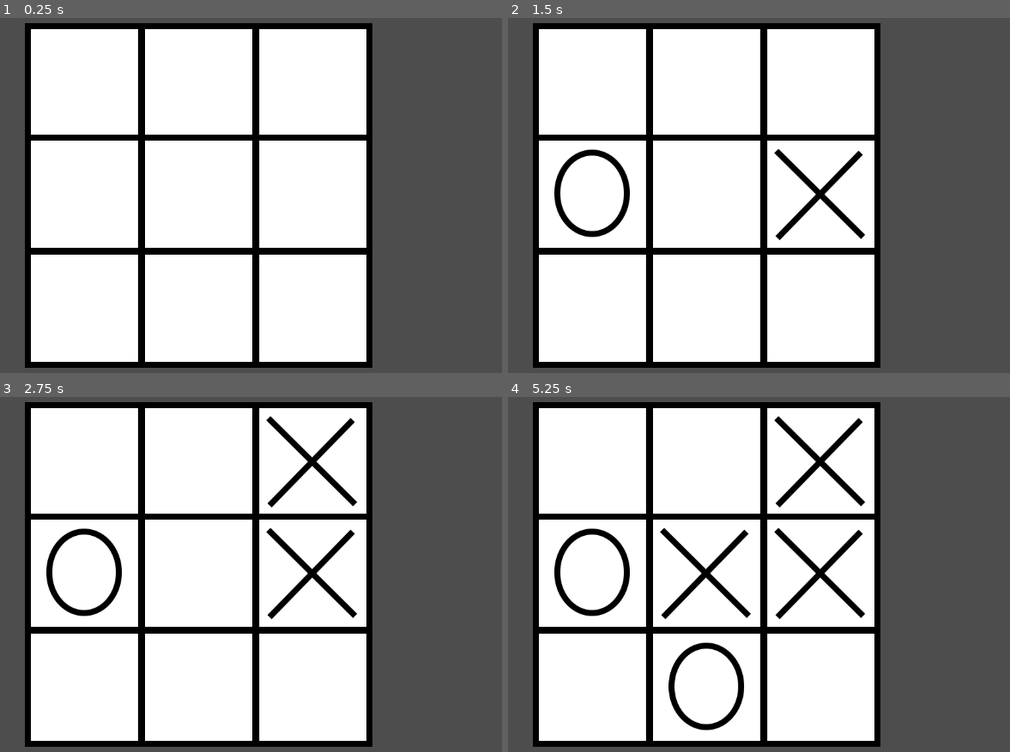
Above: before the commit, frames 1-4 (two rows, left to right).
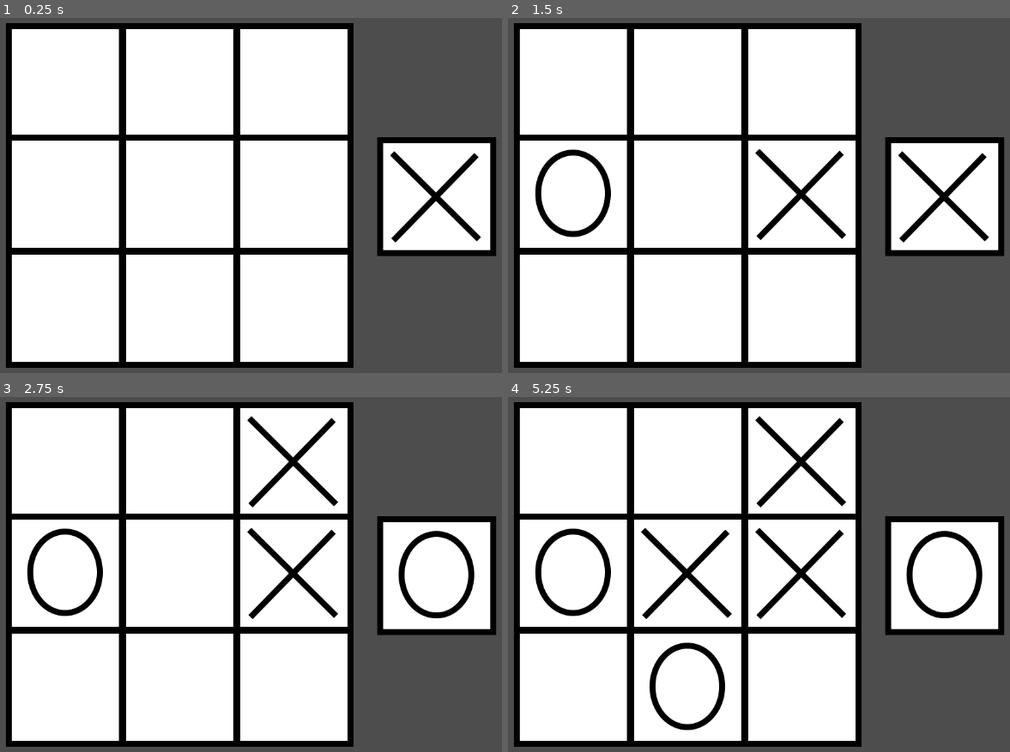
Above: after the commit, the same moments.

Repository: grammidin4eg/tic-tac-toe
Game: Godot game, scene res://main.tscn
Same seed, same stepped clock (60 frames per second), same inputs: the game is played once before the commit and once after it.
Inputs (mouse positions are in pixels of both pictures, inside the frame that each line leads up to):
- Up to frame 1 (0.25 s): no input
- Up to frame 2 (1.5 s): tap Enter at 0.5 s; move the mouse to (859, 174) at 0.52 s; click (859, 174) at 0.67 s; tap Space at 1.25 s; move the mouse to (568, 213) at 1.27 s; click (568, 213) at 1.42 s
- Up to frame 3 (2.75 s): tap Enter at 2 s; move the mouse to (266, 489) at 2.02 s; click (266, 489) at 2.17 s
- Up to frame 4 (5.25 s): tap Space at 2.75, 4.25 s; move the mouse to (673, 649) at 2.77 s; click (673, 649) at 2.92 s; tap Enter at 3.5 s; move the mouse to (914, 631) at 3.52 s; click (914, 631) at 3.67 s; move the mouse to (outside the picture) at 4.27 s; click (outside the picture) at 4.42 s; move the mouse to (738, 574) at 5.02 s; click (738, 574) at 5.17 s

The runs differ from the first frame. In frame 1, 23% of the frame differs, in the area x 1-99%, y 1-99%; in frame 2, 26%; in frame 3, 27%; in frame 4, 30%.

Commit message:
отображение текущего игрока

Diff:
--- a/main.gd
+++ b/main.gd
@@ -8,7 +8,8 @@
 	_new_game()
 
 func _reverse_player_type():
-	currentPlayer = EPlayerType.CROSS if currentPlayer == EPlayerType.ZERO else EPlayerType.ZERO
+	_set_current_player(EPlayerType.CROSS if currentPlayer == EPlayerType.ZERO else EPlayerType.ZERO)
+
 
 func _on_block_click(curBlock):
 	# print(curBlock)
@@ -49,11 +50,19 @@
 	return blocks[index].get_value()
 
 func _game_over(result: EPlayerType):
+	var winner = 'X' if result == EPlayerType.CROSS else 'O'
+	%Winner.text = 'Победитель: ' + winner
 	$GameOverPanel.visible = true
-	currentPlayer = EPlayerType.EMPTY
+	_set_current_player(EPlayerType.EMPTY)
 
 func _new_game():
 	for block in blocks:
 		block.set_value(EPlayerType.EMPTY)
-	currentPlayer = EPlayerType.CROSS
+	_set_current_player(EPlayerType.CROSS)
 	$GameOverPanel.visible = false
+
+func _set_current_player(newPlayer: EPlayerType):
+	currentPlayer = newPlayer
+	$CurrentBlock.set_value(currentPlayer)
+
+# todo: проверка на ничью
--- a/main.tscn
+++ b/main.tscn
@@ -1,7 +1,9 @@
-[gd_scene load_steps=4 format=3 uid="uid://ds2dirteood18"]
+[gd_scene load_steps=5 format=3 uid="uid://ds2dirteood18"]
 
 [ext_resource type="Script" path="res://main.gd" id="1_r2h2q"]
 [ext_resource type="PackedScene" uid="uid://drfan8xgnsglq" path="res://block.tscn" id="1_s8mf6"]
+
+[sub_resource type="StyleBoxFlat" id="StyleBoxFlat_bmf32"]
 
 [sub_resource type="StyleBoxFlat" id="StyleBoxFlat_4wvr2"]
 bg_color = Color(0, 0, 0, 1)
@@ -11,7 +13,7 @@
 blocks = [NodePath("Board/Block1"), NodePath("Board/Block2"), NodePath("Board/Block3"), NodePath("Board/Block4"), NodePath("Board/Block5"), NodePath("Board/Block6"), NodePath("Board/Block7"), NodePath("Board/Block8"), NodePath("Board/Block9")]
 
 [node name="Board" type="Node2D" parent="."]
-position = Vector2(280, 32)
+position = Vector2(248, 32)
 
 [node name="Block1" parent="Board" instance=ExtResource("1_s8mf6")]
 position = Vector2(104, 104)
@@ -40,11 +42,15 @@
 [node name="Block9" parent="Board" instance=ExtResource("1_s8mf6")]
 position = Vector2(488, 484)
 
+[node name="CurrentBlock" parent="." instance=ExtResource("1_s8mf6")]
+position = Vector2(976, 328)
+
 [node name="GameOverPanel" type="Panel" parent="."]
-offset_left = 197.0
-offset_top = 110.0
-offset_right = 955.0
-offset_bottom = 542.0
+offset_left = 176.0
+offset_top = 112.0
+offset_right = 934.0
+offset_bottom = 544.0
+theme_override_styles/panel = SubResource("StyleBoxFlat_bmf32")
 
 [node name="Label" type="Label" parent="GameOverPanel"]
 layout_mode = 1
@@ -52,8 +58,8 @@
 anchor_top = 0.5
 anchor_right = 1.0
 anchor_bottom = 0.5
-offset_top = -90.0
-offset_bottom = -7.0
+offset_top = -144.0
+offset_bottom = -34.0
 grow_horizontal = 2
 grow_vertical = 2
 theme_override_colors/font_color = Color(0.615686, 0, 0.65098, 1)
@@ -68,15 +74,31 @@
 anchor_top = 1.0
 anchor_right = 0.5
 anchor_bottom = 1.0
-offset_left = -142.0
-offset_top = -161.0
-offset_right = 135.0
-offset_bottom = -98.0
+offset_left = -139.0
+offset_top = -112.0
+offset_right = 138.0
+offset_bottom = -49.0
 grow_horizontal = 2
 grow_vertical = 0
 theme_override_font_sizes/font_size = 40
 theme_override_styles/normal = SubResource("StyleBoxFlat_4wvr2")
 text = "Играть снова"
+
+[node name="Winner" type="Label" parent="GameOverPanel"]
+unique_name_in_owner = true
+layout_mode = 1
+anchors_preset = 14
+anchor_top = 0.5
+anchor_right = 1.0
+anchor_bottom = 0.5
+offset_top = -11.5
+offset_bottom = 11.5
+grow_horizontal = 2
+grow_vertical = 2
+theme_override_colors/font_color = Color(0.627451, 0.113725, 0.721569, 1)
+theme_override_font_sizes/font_size = 60
+text = "Победитель: "
+horizontal_alignment = 1
 
 [connection signal="OnBlockClick" from="Board/Block1" to="." method="_on_block_click"]
 [connection signal="OnBlockClick" from="Board/Block2" to="." method="_on_block_click"]
